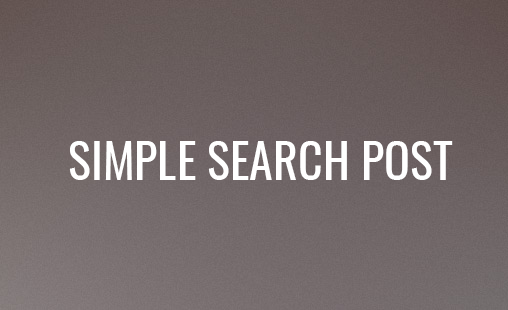
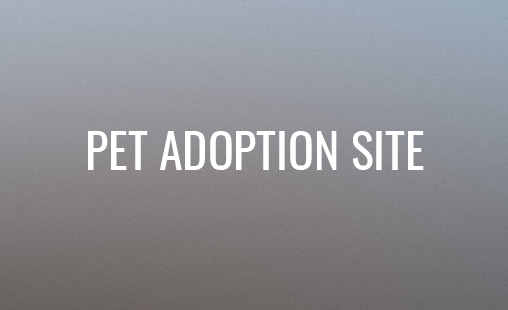
Layers edited between the first and the second 508px x 310px image:
renamed "SIMPLE SEARCH POST" to "PET ADOPTION SITE", painted on it over [69, 131, 453, 180]
added layer "Camada 2" above "Camada 1" over [0, 0, 508, 310]
added layer "Camada 1" above "Plano de Fundo" over [0, 0, 508, 310]
